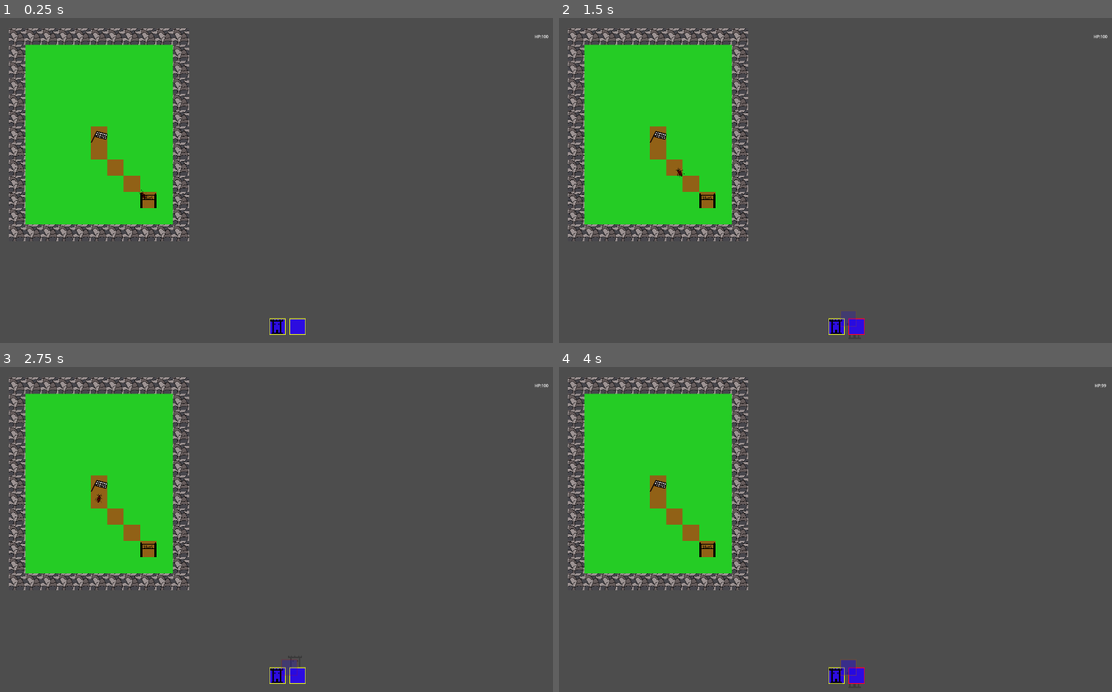
Above: before the commit, frames 1-4 (two rows, left to right).
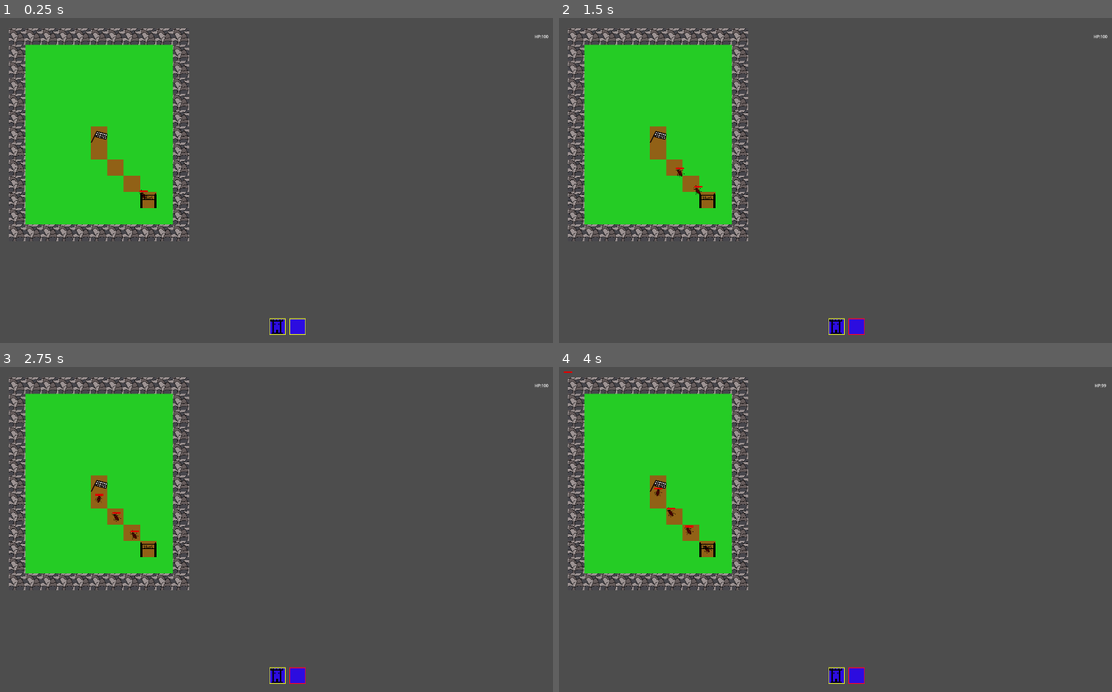
Above: after the commit, the same moments.

Repository: Michael-Stiffel/kleines_TD
Game: Godot game, scene res://main.tscn
Two runs of this game, one before a commit and one after it. Both use one fixed random seed, a clock stepped at 60 frames per second and the inputs below.
Inputs (mouse positions are in pixels of both pictures, inside the frame that each line leads up to):
- Up to frame 1 (0.25 s): no input
- Up to frame 2 (1.5 s): click (835, 326) at 0.5 s; click (857, 326) at 1.25 s
- Up to frame 3 (2.75 s): click (287, 666) at 2.02 s
- Up to frame 4 (4 s): click (835, 675) at 2.75 s; click (857, 675) at 3.5 s

The runs differ from the first frame. In frame 1, less than 0.1% of the frame differs, in the area x 25-27%, y 53-54%; in frame 2, 0.1%; in frame 3, 0.2%; in frame 4, 0.2%, in the area x 0-54%, y 1-98%.
Error after the commit: Invalid access to property or key 'little_StonesT1' on a base object of type 'Dictionary'. (res://build_menue.gd:8)

Commit message:
Türme
Türme machen jetzt Schaden, das heißt sie haben attackspeed, eine Range(die jetzt nen indikator hat) und macht damage (alles variable je nach tower). die Schaben haben jetzt Hp und eine HP_Bar damit man das auch sieht, dann können die Viecher sterben und haben nun auch variable LEben und Speed und sowas.

es sind auch ein paar bugs behoben, der Turm kann nun im Build_mode nicht mehr gespammt werden sodass die Build_leiste explodiert UND die Tower können nicht mehr übereinander gebaut werden ( es waren wortwörtlich 2 Zeilen Code aber nun)

Diff:
--- a/main/Enemy_Follow_Path.tscn
+++ b/main/Enemy_Follow_Path.tscn
@@ -1,16 +1,42 @@
-[gd_scene load_steps=4 format=3 uid="uid://dcudob8drr1op"]
+[gd_scene load_steps=6 format=3 uid="uid://dcudob8drr1op"]
 
 [ext_resource type="Script" path="res://PathFollow2D.gd" id="1_d6jbv"]
 [ext_resource type="Texture2D" uid="uid://bq0o2p8y6vbxa" path="res://res/PNG/Schabe.png" id="2_i4jtm"]
+[ext_resource type="Texture2D" uid="uid://drxqecv65i6pg" path="res://res/PNG/HealthBar.png" id="3_28ww7"]
 
 [sub_resource type="CanvasItemMaterial" id="CanvasItemMaterial_frfx1"]
 
-[node name="PathFollow2D" type="PathFollow2D"]
+[sub_resource type="CapsuleShape2D" id="CapsuleShape2D_f1nry"]
+radius = 11.55
+height = 35.6
+
+[node name="Schabe_Path" type="PathFollow2D"]
 material = SubResource("CanvasItemMaterial_frfx1")
+progress = 336999.0
+loop = false
 script = ExtResource("1_d6jbv")
+
+[node name="Healthbar" type="TextureProgressBar" parent="."]
+offset_left = -16.0
+offset_top = -24.0
+offset_right = 16.0
+offset_bottom = -18.0
+value = 50.0
+nine_patch_stretch = true
+texture_under = ExtResource("3_28ww7")
+texture_progress = ExtResource("3_28ww7")
+tint_under = Color(0.2, 0.2, 0.2, 1)
+tint_progress = Color(0.878431, 0, 0, 1)
 
 [node name="Schabe_Node" type="Node2D" parent="."]
 
-[node name="Schabe_Sprite" type="Sprite2D" parent="Schabe_Node"]
+[node name="CharacterBody2D" type="CharacterBody2D" parent="Schabe_Node"]
+
+[node name="Schabe_Sprite" type="Sprite2D" parent="Schabe_Node/CharacterBody2D"]
 scale = Vector2(0.7, 0.7)
 texture = ExtResource("2_i4jtm")
+
+[node name="CollisionShape2D" type="CollisionShape2D" parent="Schabe_Node/CharacterBody2D"]
+position = Vector2(1.405, 0)
+rotation = 1.6057
+shape = SubResource("CapsuleShape2D_f1nry")
--- a/main/Path2D.gd
+++ b/main/Path2D.gd
@@ -1,7 +1,7 @@
 extends Path2D
 
 var timer = 0;
-var spawnTime = 5;
+var spawnTime = 1;
 var follower = preload("res://Enemy_Follow_Path.tscn")
 var PathPoints;
 # Called when the node enters the scene tree for the first time.
--- a/main/PathFollow2D.gd
+++ b/main/PathFollow2D.gd
@@ -1,20 +1,38 @@
 @tool
 extends PathFollow2D
 signal get_HP_Damage
-@export var runSpeed = 100;
+@onready var HP_Bar = get_node("Healthbar")
+#das wird irgendwann das ur scripot wie bei Turrets aber jett gerade egal
+var stats = preload("res://stats.tscn")
+var enemystats = stats.instantiate().get_enemy_data()
+var runSpeed = enemystats["Schabe"]["speed"];
+var hp = enemystats["Schabe"]["health"];
+
+func _ready():
+	HP_Bar.max_value = hp
+	HP_Bar.value = hp
+	HP_Bar.set_as_top_level (true)
+	loop = false;
+	set_progress(0)
 
 
-# Called when the node enters the scene tree for the first time.
-func _ready():
-	loop = false;
 
-	pass # Replace with function body.
+func _process(delta):
+	move(delta)
 
 
-# Called every frame. 'delta' is the elapsed time since the previous frame.
-func _process(delta):
-	progress = progress+runSpeed*delta
-	##progress_ratio += 0.001;
+func move(delta):
+	set_progress(get_progress()+runSpeed*delta)
+	HP_Bar.set_position(position- Vector2(16,20))
 	if (loop == false and progress_ratio == 1):
 		get_node("../../../Camera2D/HP_Count")._on_path_follow_2d_get_hp_damage(1)
 		queue_free();
+func on_hit(damage):
+	hp -= damage
+	HP_Bar.value = hp
+	if hp <=0:
+		on_destroy()
+
+
+func on_destroy():
+	self.queue_free()
--- a/main/Stats.gd
+++ b/main/Stats.gd
@@ -1,17 +1,30 @@
-extends Node2D
-signal HP_Count
-var HP ;
-# Called when the node enters the scene tree for the first time.
-func _ready():
-	HP = 100;
+extends Node
 
-# Called every frame. 'delta' is the elapsed time since the previous frame.
-func _process(delta):
-	HP = HP
+var enemy_data={
+	"Schabe":{
+		"damage" : 1,
+		"health": 20,
+		"speed" :100,
+	},
+}
 
 
-func get_HP_Damage(Damage):
-	HP = HP-Damage;
-	print("meine HP sind : ")
-	print(HP)
-	emit_signal("HP_Count",HP);
+var tower_data ={
+	"TurretT1":{
+		"damage": 10,
+		"range" : 200,
+		"attackspeed" : 1 # 1 mal pro sekunde
+
+	},
+	"CavemanTower":{
+		"damage": 30,
+		"range" : 100,
+		"attackspeed" : 2 # 1 mal pro 2 skeunden
+	},
+}
+
+func get_tower_data():
+	return tower_data
+
+func get_enemy_data():
+	return enemy_data
--- /dev/null
+++ b/main/TurretT1.gd
@@ -0,0 +1,5 @@
+extends "res://Turrets.gd"
+
+
+func _ready():
+	self.intialfuck("TurretT1")
--- a/main/TurretT1.tscn
+++ b/main/TurretT1.tscn
@@ -1,9 +1,26 @@
-[gd_scene load_steps=2 format=3 uid="uid://bn8vpbryol4fp"]
+[gd_scene load_steps=4 format=3 uid="uid://bn8vpbryol4fp"]
 
+[ext_resource type="Script" path="res://TurretT1.gd" id="1_bk6jg"]
 [ext_resource type="Texture2D" uid="uid://dtq5thoji13v1" path="res://res/PNG/FUCKING_TOWER.png" id="4_47df5"]
 
+[sub_resource type="CircleShape2D" id="CircleShape2D_4kel8"]
+resource_local_to_scene = true
+
 [node name="TurretT1" type="Node2D"]
+script = ExtResource("1_bk6jg")
 
 [node name="Turret" type="Sprite2D" parent="."]
 position = Vector2(64, 64)
 texture = ExtResource("4_47df5")
+
+[node name="Area2D" type="Area2D" parent="."]
+position = Vector2(64, 64)
+
+[node name="CollisionShape2D" type="CollisionShape2D" parent="Area2D"]
+shape = SubResource("CircleShape2D_4kel8")
+debug_color = Color(0, 0.6, 0.701961, 0.419608)
+
+[connection signal="body_entered" from="Area2D" to="." method="_on_area_2d_body_entered"]
+[connection signal="body_exited" from="Area2D" to="." method="_on_area_2d_body_exited"]
+[connection signal="child_entered_tree" from="Area2D/CollisionShape2D" to="." method="_on_collision_shape_2d_child_entered_tree"]
+[connection signal="child_exiting_tree" from="Area2D/CollisionShape2D" to="." method="_on_collision_shape_2d_child_exiting_tree"]
--- /dev/null
+++ b/main/Turrets.gd
@@ -0,0 +1,49 @@
+extends Node2D
+
+var enemy_array = []
+var enemy
+var stats = preload("res://stats.tscn")
+var towerData = stats.instantiate().get_tower_data()
+var fire_ready = false
+var Trange
+var Tdamage
+var Tattackspeed
+
+func _process(delta):
+	if enemy_array.size() != 0:
+		select_enemy()
+		if fire_ready:
+			fire()
+
+
+func select_enemy():
+	var enemy_progress_array = []
+	for i in enemy_array:
+		enemy_progress_array.append(i.progress)
+	var max_progress = enemy_progress_array.max()
+	var enemy_index = enemy_progress_array.find(max_progress)
+	enemy = enemy_array[enemy_index]
+	print("Choosen enemy: ")
+	print(enemy)
+
+
+func fire():
+	fire_ready = false
+	enemy.on_hit(Tdamage)
+	await get_tree().create_timer(Tattackspeed).timeout
+	fire_ready = true
+
+
+func _on_area_2d_body_entered(body):
+	enemy_array.append((body.get_parent()).get_parent())
+
+
+
+func _on_area_2d_body_exited(body):
+	enemy_array.erase((body.get_parent()).get_parent())
+
+func intialfuck(name):
+	Trange = towerData[name]["range"]
+	self.get_node("Area2D/CollisionShape2D").get_shape().radius =  Trange
+	Tdamage = towerData[name]["damage"]
+	Tattackspeed = towerData[name]["attackspeed"]
--- a/main/build_menue.gd
+++ b/main/build_menue.gd
@@ -1,13 +1,26 @@
 extends CanvasLayer
+
+var stats = preload("res://stats.tscn")
+var towerData = stats.instantiate().get_tower_data()
 
 
 func  set_tower_preview(build_type, mouse_position):
-
+	var Trange = towerData[build_type]["range"]
 	var drag_tower = load("res://"+ build_type +".tscn").instantiate()
 	drag_tower.set_name("Drag_Tower")
 	drag_tower.modulate = Color("ad54ff3c");
+
+	var range_texture =  Sprite2D.new()
+	range_texture.position = Vector2(64,64)
+	var scaling = Trange/ 300.0
+	range_texture.scale = Vector2(scaling,scaling)
+	var texture = load("res://res/PNG/range_overlay.png")
+	range_texture.texture = texture
+	range_texture.modulate = Color("ad54ff3c")
+
 	var control = Control.new()
 	control.add_child(drag_tower,true)
+	control.add_child(range_texture,true)
 	control.position = mouse_position
 	control.set_name("TowerPreview")
 	add_child(control,true)
@@ -18,3 +31,4 @@
 	get_node("TowerPreview").position = new_position
 	if get_node("TowerPreview/Drag_Tower").modulate != Color(color):
 		get_node("TowerPreview/Drag_Tower").modulate = Color(color)
+		get_node("TowerPreview/Sprite2D").modulate = Color(color)
--- a/main/main.gd
+++ b/main/main.gd
@@ -24,6 +24,8 @@
 		cancle_build_mode()
 
 func initiate_build_mode(tower_type):
+	if build_mode:
+		cancle_build_mode()
 	build_type = tower_type + "T1" #T1 packen wir hinten dran weil wir prinzipiell immer erstmal einen Tier 1 Tower bauen
 	build_mode = true;
 	var tile = get_global_mouse_position()
@@ -40,7 +42,7 @@
 func cancle_build_mode():
 	build_mode = false
 	build_valid = false
-	get_node("Build_Menue/TowerPreview").queue_free()
+	get_node("Build_Menue/TowerPreview").free()
 
 func verify_and_build():
 
@@ -64,5 +66,7 @@
 	if build_valid: # da muss ich noch gucken wie das aussieht mit der live berrechneung
 		new_tower.position = Vector2(build_location.x - 64,build_location.y - 64)
 		map_node.add_child(new_tower,true)
+		new_tower.fire_ready = true
 		map_node.astar_grid.set_point_solid(current_tile, true)
+		map_dic[str(current_tile)]["Buildable"] = false
 		map_node.calculatePath()
--- a/main/main.tscn
+++ b/main/main.tscn
@@ -95,10 +95,9 @@
 script = ExtResource("9_d2r05")
 
 [node name="PathFollow2D" parent="Map_Node/Path2D" instance=ExtResource("10_3hudi")]
-loop = false
+progress = 0.0
 
 [node name="GameOverScreen" parent="." instance=ExtResource("12_sxnb2")]
 visible = false
 
 [connection signal="PathCalculated" from="Map_Node/TileMap" to="Map_Node/Path2D" method="_on_tile_map_path_calculated"]
-[connection signal="get_HP_Damage" from="Map_Node/Path2D/PathFollow2D" to="Camera2D/HP_Count" method="_on_path_follow_2d_get_hp_damage"]
--- /dev/null
+++ b/main/stats.tscn
@@ -0,0 +1,6 @@
+[gd_scene load_steps=2 format=3 uid="uid://dyspi5rtjnkrp"]
+
+[ext_resource type="Script" path="res://Stats.gd" id="1_jrpn1"]
+
+[node name="Stats" type="Node2D"]
+script = ExtResource("1_jrpn1")
Binary file added: main/res/PNG/HealthBar.png
Not shown, added: main/res/PNG/HealthBar.png.import
Binary file added: main/res/PNG/range_overlay.png
Not shown, added: main/res/PNG/range_overlay.png.import
Not shown, changed: README.md
